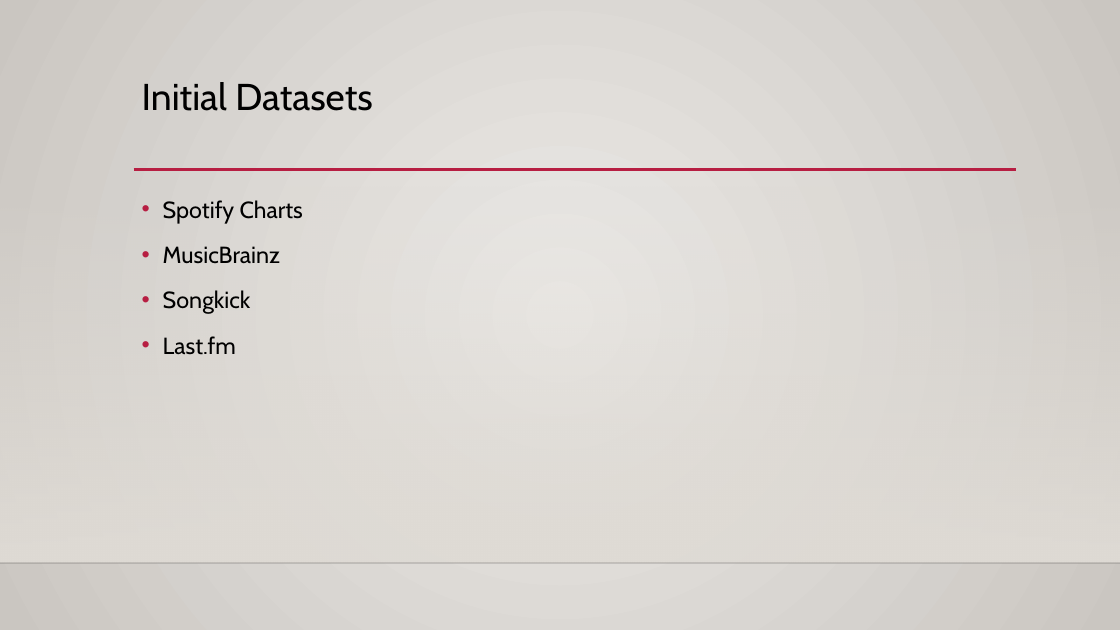
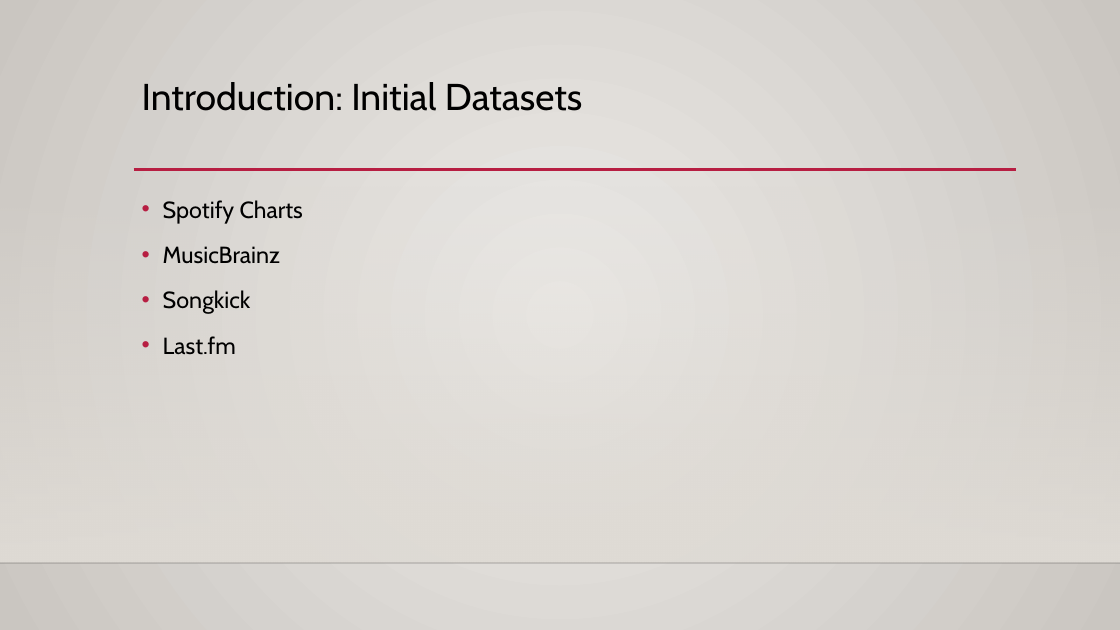
Before and after one commit to mahyarshu/Gigalytics, a slide deck: slide 13 of documents/Presentation/Innovators.pptx. Drawn at 1120x630 pixels with LibreOffice and Linux fonts; fonts in the diff are those of the drawing; background and template pictures are left out. Boxes give left, top, right and bottom in pixels: in the first picture for what was removed or moved away, otherwise in the second. Text is boxed around its words. In the diff, an @@ line names an element or a change of style, - is before the commit and + after.

```diff
--- a/documents/Presentation/Innovators.pptx
+++ b/documents/Presentation/Innovators.pptx
@@ title at [142,82,583,111]: text changed @@
-Initial Datasets
+Introduction: Initial Datasets
```
Also in this commit, not shown: 16 other slides changed, 1 slide added, 1 slide removed.
